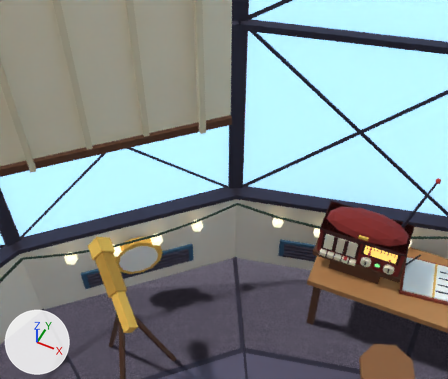
The glTF model public/models/lamproom.glb: old version first, new version second.
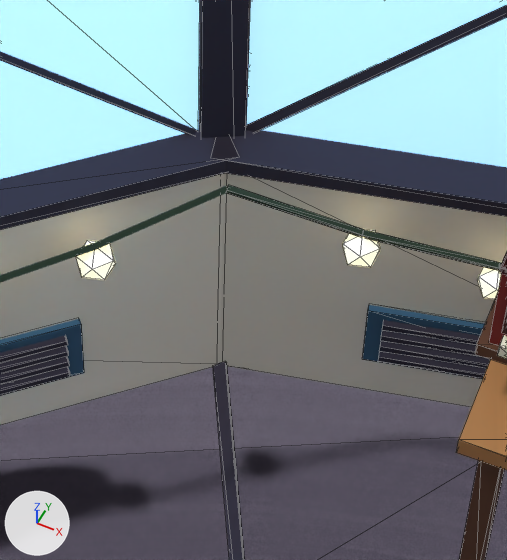
Old and new are each drawn from a camera (50 mm lens) standing at (-0.364, -0.141, 6.017) and looking at (-2.264, 3.659, 1.267) and again close up on the part from 38% to 72% of the width and 39% to 84% of the height. The lights are fixed; the arrows at lower left show +X, +Y and +Z. The first two pictures are the older version. The close-ups show mesh edges as thin lines. Where no turn or scale is listed for an object, it has been applied to the vertices.

The older version as bpy lines, for what is in view:
```python
me_lamproom_lights_3_3 = bpy.data.meshes.new('lamproom_lights_3_3')
me_lamproom_lights_3_3.from_pydata(...)  # an icosphere of 20 faces spanning x -0.0626..0.0626, y -0.0595..0.0595, z -0.07..0.07
me_lamproom_lights_3_3.materials.append(mat_glow_fff0c8)  # beige #fff0c8, glowing beige #fff0c8
me_lamproom_lights_4_0 = bpy.data.meshes.new('lamproom_lights_4_0')
me_lamproom_lights_4_0.from_pydata(...)  # an icosphere of 20 faces spanning x -0.0626..0.0626, y -0.0595..0.0595, z -0.07..0.07
me_lamproom_lights_4_0.materials.append(mat_glow_fff0c8)  # beige #fff0c8, glowing beige #fff0c8
me_room = bpy.data.meshes.new('room')
me_room.from_pydata(...)  # 1540 vertices, 2424 faces; spans x -6.06..6.06, y -6.06..6.06, z -0.55..5.07
me_room.materials.append(mat_c_6a6275)  # greyish purple #6a6275
me_room.materials.append(mat_c_2e2a3a)  # dark purple #2e2a3a
me_room.materials.append(mat_c_8f8799)  # grey #8f8799
me_room.materials.append(mat_c_5a5366)  # greyish purple #5a5366
me_room.materials.append(mat_c_e8b24a)  # orange #e8b24a
me_room.materials.append(mat_c_e8e1d2)  # pale yellow #e8e1d2
me_room.materials.append(mat_c_c8403a)  # red #c8403a
me_room.materials.append(mat_c_335a78)  # dark blue #335a78
me_room.materials.append(mat_c_231e2b)  # black #231e2b
ob_lamproom_lights_3_3_001 = bpy.data.objects.new('lamproom_lights_3_3.001', me_lamproom_lights_3_3)
ob_lamproom_lights_3_3_001.location = (-1.69, 3.771, 0.935)
ob_lamproom_lights_4_0_001 = bpy.data.objects.new('lamproom_lights_4_0.001', me_lamproom_lights_4_0)
ob_lamproom_lights_4_0_001.location = (-2.421, 3.349, 0.935)
ob_room = bpy.data.objects.new('room', me_room)
ob_room.location = (0.0, 0.0, 0.0)
# also in view: 'desk' at (-0.235, 3.393, 0.493); 'radio_set' at (-0.769, 3.698, 1.579); 'lamproom_lights_4_wire' at (-2.885, 2.885, 1.033); 'window_glass' at (0.0, 1.154, 2.85); 'lamproom_lights_3_wire' at (-1.056, 3.941, 1.033)
```
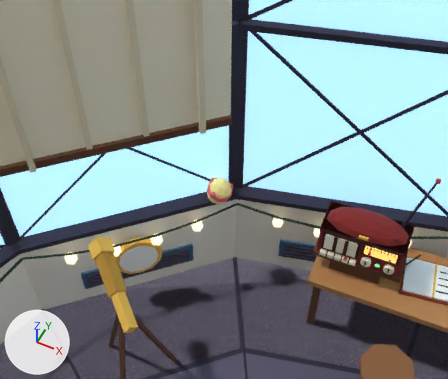
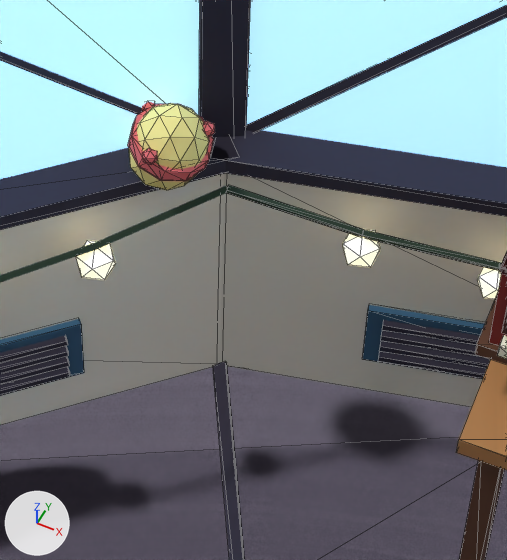
Changed parts and their boxes (x1, y1, x2, y2) in the close-ups (507 x 560 px):
'egg_26.001', added: after (128, 102, 215, 190)
    faces in mat_c_f7e08a (yellow #f7e08a): (129, 103, 209, 190)
    faces in mat_c_e86a6a (red #e86a6a): (128, 102, 215, 181)

The change, as a list of edits to the scene's bpy script:
```text
Add mat_c_e86a6a:
    mat_c_e86a6a = principled_material('c_e86a6a')
    mat_c_e86a6a.base_color = (0.807, 0.144, 0.144)  # red #e86a6a
    mat_c_e86a6a.roughness = 1.0
Add mat_c_f7e08a:
    mat_c_f7e08a = principled_material('c_f7e08a')
    mat_c_f7e08a.base_color = (0.93, 0.745, 0.254)  # yellow #f7e08a
    mat_c_f7e08a.roughness = 1.0
Add me_egg_26:
    me_egg_26.from_pydata(...)  # 98 vertices, 176 faces; spans x -0.126..0.142, y -0.144..0.126, z -0.008..0.308
    # faces by material slot: [80, 96]
    me_egg_26.materials.append(mat_c_f7e08a)  # yellow #f7e08a
    me_egg_26.materials.append(mat_c_e86a6a)  # red #e86a6a
Add ob_egg_26_001:
    ob_egg_26_001 = bpy.data.objects.new('egg_26.001', me_egg_26)
    ob_egg_26_001.location = (-2.304, 3.631, 1.1)
```
